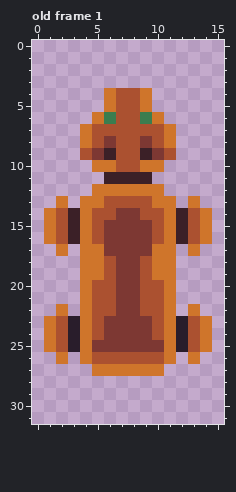
Edited in one commit: pixel-art file (art/dog.aseprite). This is how it looked before the edit.
16x32 pixels, 1 frame. Shown: old frame 1. The commit also changed other frames, which this record leaves out.
The result:
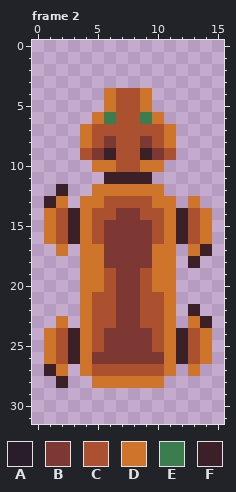
Palette (. is transparent): A #291d2b  B #7d3833  C #ab5130  D #cf752b  E #3b7d4f  F #3b2027
A new or re-ordered frame is compared with the old frame closest to it.
From old to new:
frames 1 -> 8
Frame 2 is new; against old frame 1:
The edit turns colour C into colour B in row 18 at x 6 and 9; in row 26 at x 5 to 10.
The edit turns colour B into colour C in row 23 at x 6 and 9; in row 25 at x 5 and 10.
The edit turns colour D into colour C in row 26 at x 2 and 13; in row 27 at x 5 to 10.
There is now colour D in row 26 at x 1 and 14; in row 27 at x 2, 4, 11 and 13; in row 28 at x 5 to 10.
The edit turns colour C into colour D in row 20 at x 5 and 10; in row 23 at x 2 and 13.
There is now colour F in row 12 at x 2; in row 13 at x 1; in row 17 at x 14; in row 18 at x 13; in row 26 at x 3 and 12; in row 27 at x 1.
There is now colour F in row 28 at x 2.
The edit turns colour A into colour F in rows 24 to 25 at x 3 and 12.
The edit turns colour D into colour F in row 22 at x 13; in row 23 at x 14.
The edit erases colour A in row 23 at x 3 and 12.
The edit erases colour D in row 22 at x 2; in row 23 at x 1.
Changed places in both pictures, as pixel boxes (x1, y1, x2, y2):
added: (44, 184, 68, 208)
changed: (44, 244, 212, 388)
